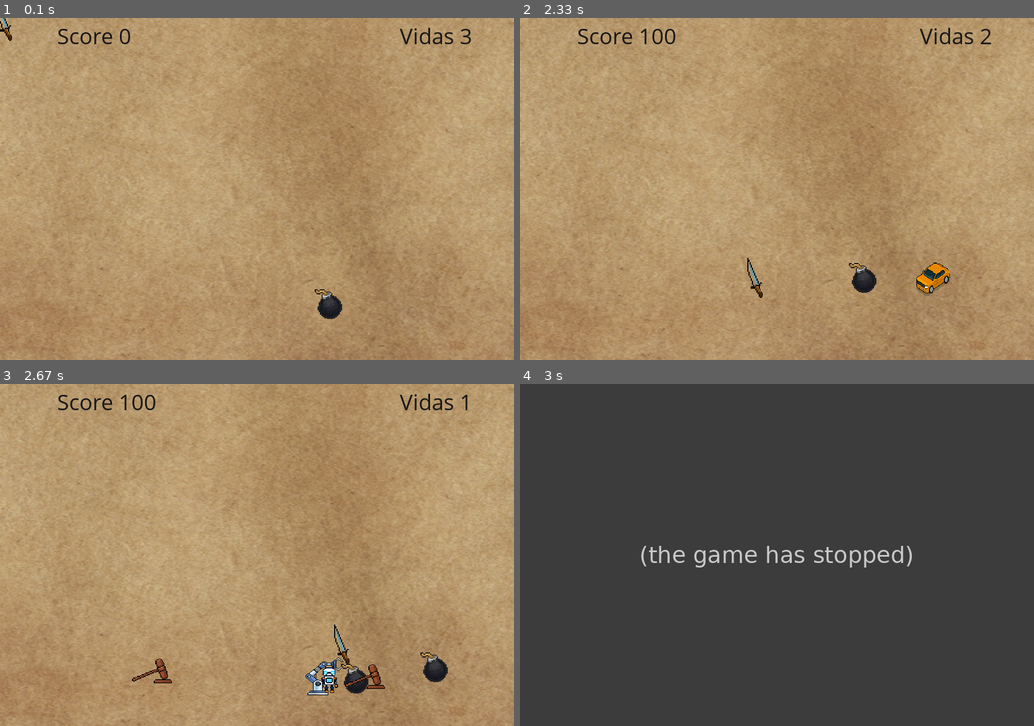
Above: before the commit, frames 1-4 (two rows, left to right).
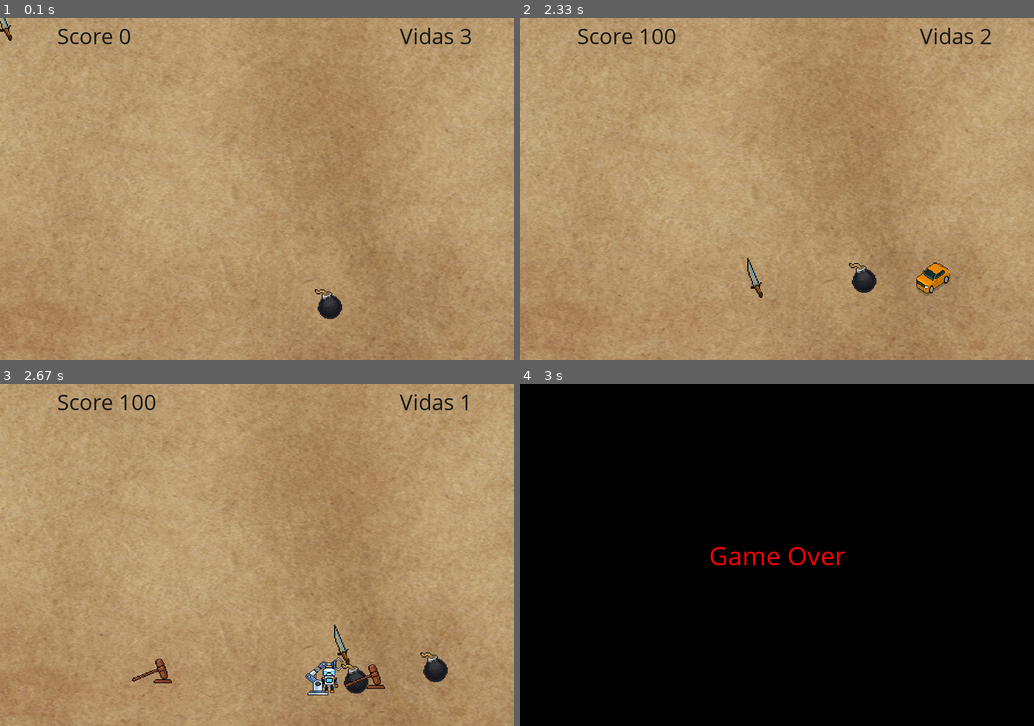
Above: after the commit, the same moments.

Repository: lucassantoss4/-Pygame-Fruit-Ninja
Game: pygame game, started from 0Lucas_copy.py
Two runs of this game, one before a commit and one after it. Both use one fixed random seed, a clock stepped at 60 frames per second and the inputs below.
Inputs (mouse positions are in pixels of both pictures, inside the frame that each line leads up to):
- Up to frame 1 (0.1 s): no input
- Up to frame 2 (2.33 s): click (828, 219) at 0.38 s; click (782, 209) at 0.72 s; click (617, 137) at 1.05 s; click (967, 308) at 1.38 s; click (787, 72) at 1.72 s; click (751, 277) at 2.05 s
- Up to frame 3 (2.67 s): click (339, 643) at 2.38 s
- Up to frame 4 (3 s): click (884, 678) at 2.72 s

Frames 1-3 are identical in both runs. In frame 4, 100% of the frame differs, in the area x 0-100%, y 0-100%.
Before the commit the program exited at 2.68 s; later frames show no game.

Commit message:
Colocando Tela de Game Over

Diff:
--- a/0Lucas_copy.py
+++ b/0Lucas_copy.py
@@ -11,11 +11,14 @@
 import pygame
 import random
 import time
+import sys
 
 pygame.init()
 pygame.mixer.init() # inicializa os sons
 
 # ------- Gera tela principal
+
+PAUSE = 5000
 
 ### ------------
 ### CORES
@@ -138,6 +141,38 @@
         self.rect.x += self.speedx
         self.rect.y += self.speedy
 
+#-----------------Classes Da Tela -----------------#
+class GameOverScreen:
+    def __init__(self, LARGURA, ALTURA, tempo_maximo):
+        pygame.init()
+        self.LARGURA = LARGURA
+        self.ALTURA = ALTURA
+        self.tempo_maximo = tempo_maximo
+        self.tempo_inicial = time.time()
+        self.screen = pygame.display.set_mode((self.LARGURA, self.ALTURA))
+        pygame.display.set_caption('Game Over')
+        self.font = pygame.font.SysFont('Comic Sans MS', 48)
+        self.text = self.font.render('Game Over', True, (255, 0, 0))
+        self.text_rect = self.text.get_rect(center=(self.LARGURA // 2, self.ALTURA // 2))
+
+    def run(self):
+        while True:
+            for event in pygame.event.get():
+                if event.type == pygame.QUIT:
+                    pygame.quit()
+                    sys.exit()
+
+            self.screen.fill((0, 0, 0))
+            self.screen.blit(self.text, self.text_rect)
+            pygame.display.flip()
+
+            # Verificar se o tempo máximo foi atingido
+            tempo_atual = time.time()
+            tempo_decorrido = tempo_atual - self.tempo_inicial
+            if tempo_decorrido >= self.tempo_maximo:
+                pygame.quit()
+                sys.exit()
+
 
 ##A- Cria grupos
 todas_bombas = pygame.sprite.Group()
@@ -189,6 +224,8 @@
             game = False
 
     if vida == 0:
+        game_over_screen = GameOverScreen(LARGURA, ALTURA, 3)  # Tempo máximo de 5 segundos
+        game_over_screen.run()
         game = False
 
     #obtem a posição do mouse para cortar as frutas
